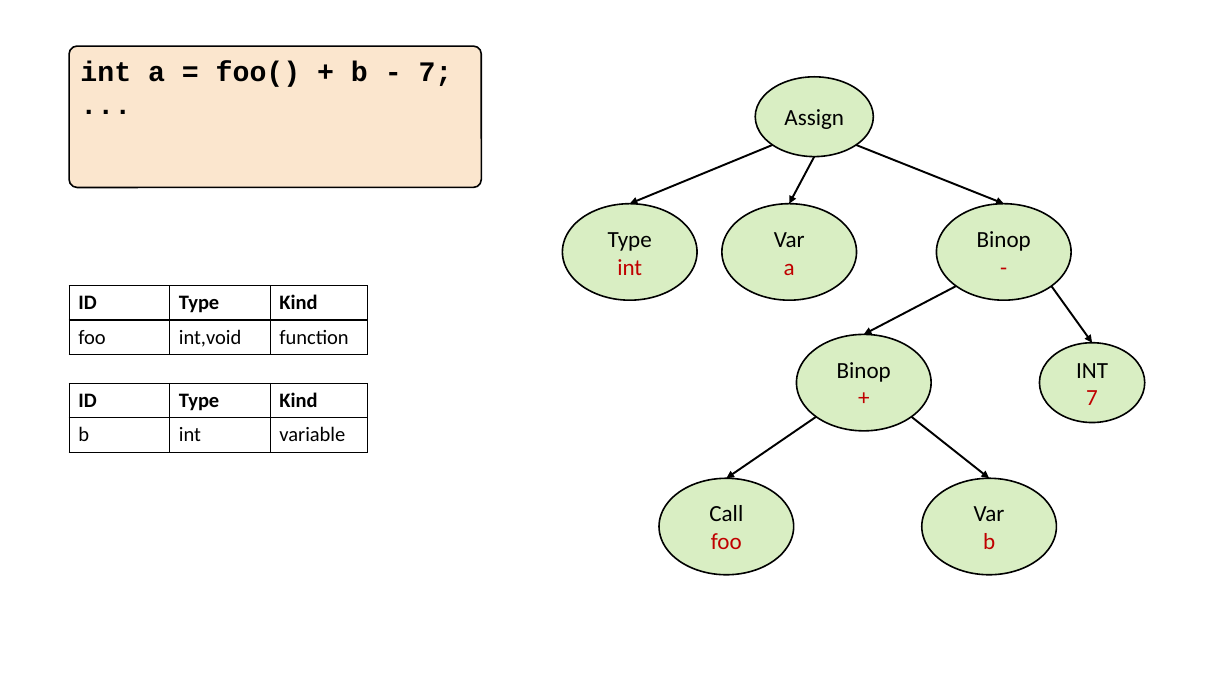
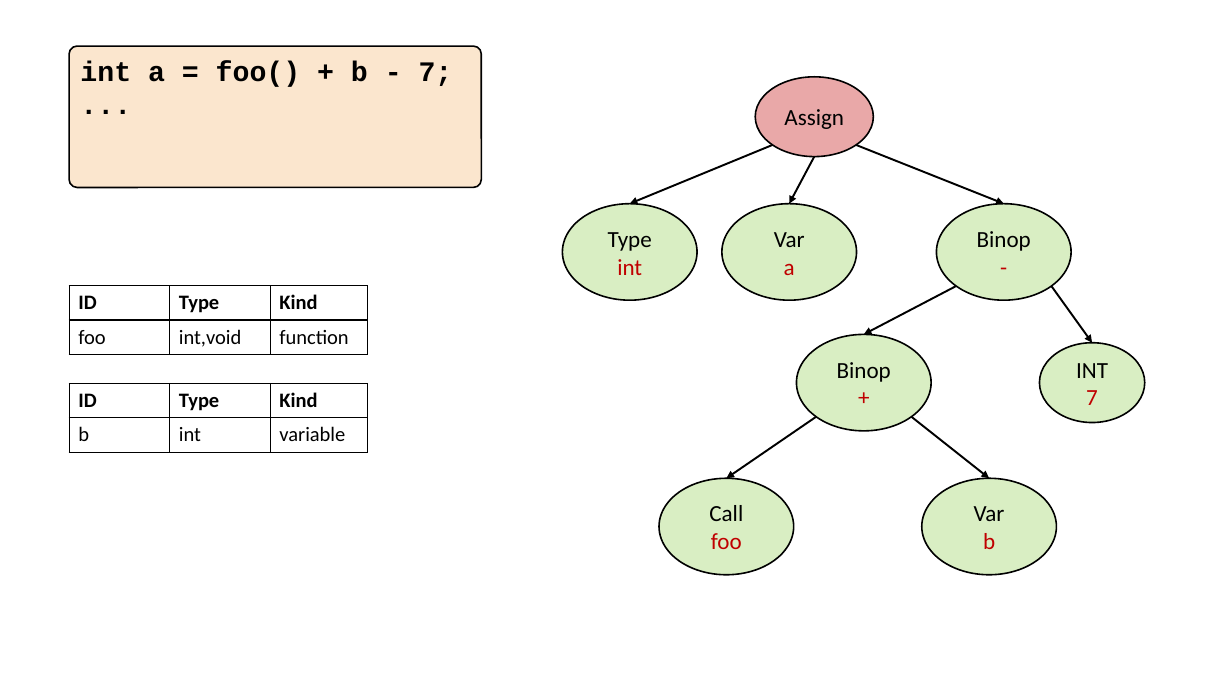
Before and after one commit to nivshani/compilation, a slide deck: slide 31 of slides/semantic.pptx (slide 30 before the commit). Drawn at 1232x693 pixels with LibreOffice and Linux fonts; fonts in the diff are those of the drawing. Boxes give left, top, right and bottom in pixels: in the first picture for what was removed or moved away, otherwise in the second. Text is boxed around its words. In the diff, an @@ line names an element or a change of style, - is before the commit and + after.

```diff
--- a/slides/semantic.pptx
+++ b/slides/semantic.pptx
@@ ellipse "Assign" at [755,77,873,156]: fill #92D050 at 34% opacity to #C00000 at 34% opacity @@
```
Also in this commit, not shown: 1 slide added, 1 other file.
